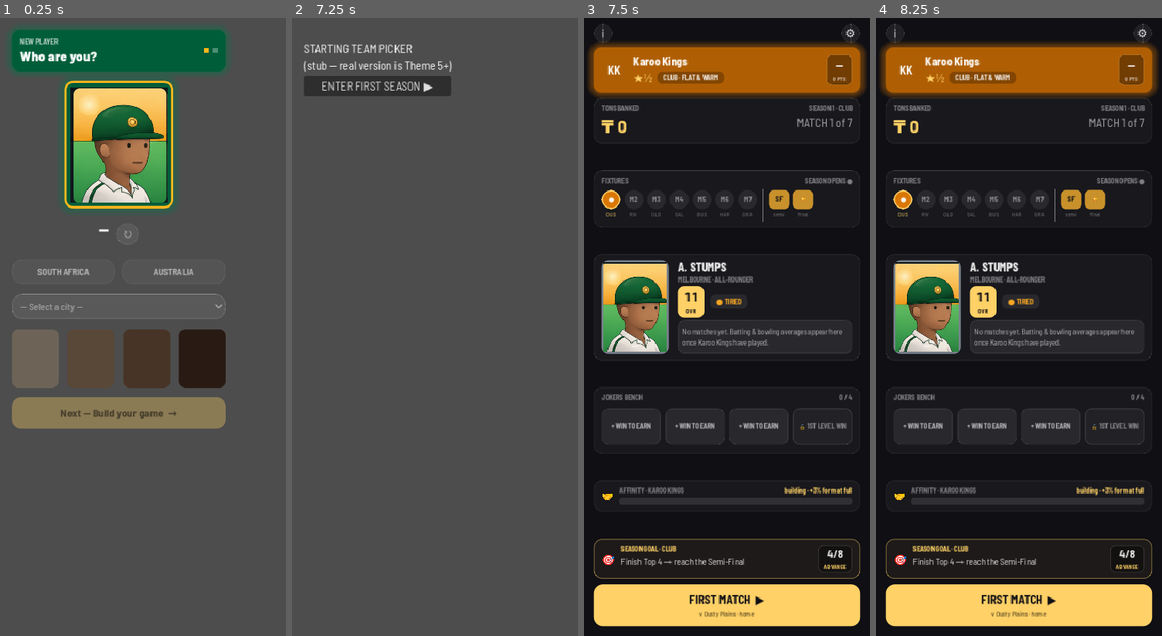
Above: before the commit, frames 1-4 (left to right).
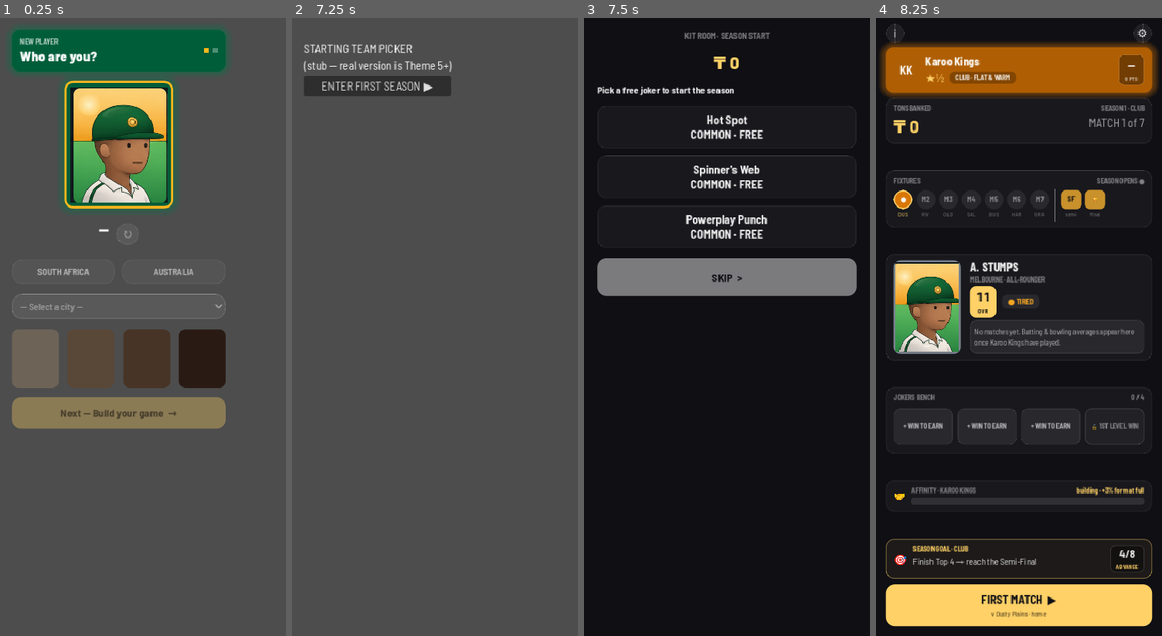
Above: after the commit, the same moments.

Repository: nico101rsa/cricket-v3
Game: Godot game, scene res://scenes/main.tscn
Two runs of this game, one before a commit and one after it. Both use one fixed random seed, a clock stepped at 60 frames per second and the inputs below.
Inputs (mouse positions are in pixels of both pictures, inside the frame that each line leads up to):
- Up to frame 1 (0.25 s): no input
- Up to frame 2 (7.25 s): click "SOUTH AFRICA" at 0.5 s; click "AUSTRALIA" at 1.25 s; click "— Select a city —" at 2 s; click (326, 357) at 2.77 s; click "Melbourne" at 3.5 s; click (383, 357) at 4.27 s; click (437, 357) at 5.02 s; click "Next — Build your game →" at 5.75 s; click "Begin Career" at 6.5 s
- Up to frame 3 (7.5 s): click "ENTER FIRST SEASON ▶" at 7.25 s
- Up to frame 4 (8.25 s): click (1019, 277) at 8 s, where only the run after the commit has a clickable "SKIP >"

Frames 1-2 are identical in both runs. In frame 3, 37% of the frame differs, in the area x 1-99%, y 0-99%; in frame 4, nothing differs.

Commit message:
feat: Kit Room wired into the live loop (hub enable_shop + main visit gates + carry-over)
Hub set_play enables the shop (carry-over enters at V0; replaces the Rung-1
direct seeding) and feeds the owned loadout onto the hub jokers bench (DK2-10).
Main routes the Kit Room at the gates: fresh-boot V0, post-commit V1-V4,
play-next guard; season end elects the carry-over before the career advance
(_finish_live_season extraction).

Co-Authored-By: Claude Opus 4.8 <noreply@anthropic.com>

Diff:
--- a/scenes/main.gd
+++ b/scenes/main.gd
@@ -10,6 +10,7 @@
 const MATCH_VIEW := preload("res://scenes/match_view/match_view.tscn")
 const INTERACTIVE_MATCH := preload("res://scenes/interactive_match/interactive_match.tscn")
 const OUTCOME := preload("res://scenes/outcome/outcome.tscn")
+const KIT_ROOM := preload("res://scenes/kit_room/kit_room.tscn")
 
 @onready var _slot: Control = $Slot
 
@@ -51,6 +52,10 @@
 	hub.play_next.connect(func(team_index: int): _play_next(team_index))
 	_push(hub)
 	hub.boot()
+	# A fresh season pends the V0 Kit Room (starter pick) before anything is played
+	# (spec 2026-07-02); resumed seasons re-pend an unfinished visit the same way.
+	if hub.live_play() != null and not hub.live_play().pending_shop_visit().is_empty():
+		_show_kit_room(hub.live_play(), hub.current_career())
 
 # Re-show a hub for an already-live SeasonPlay (after playing/watching a match).
 # _push frees the old hub, but `play` is RefCounted and held by the caller's
@@ -74,6 +79,11 @@
 	if play == null or play.next_player_opponent().is_empty():
 		return
 	var career: CareerState = hub.current_career()
+	# A pending Kit Room visit gates the next match (spec 2026-07-02 — the canon
+	# cadence is visit-then-play; the visit screen loops back to the hub).
+	if not play.pending_shop_visit().is_empty():
+		_show_kit_room(play, career)
+		return
 	var team: Team = career.teams[career.current_team_index]
 	# team_index is the live driver's _teams index (1..7) for both a league fixture
 	# and a playoff opponent → opponents_of_current()[team_index - 1] resolves both.
@@ -100,20 +110,69 @@
 	# hub is already freed here, so re-derive from the career, not hub.current_cell()).
 	var cell := CareerResolver.next_live_cell(career)
 	if play.season_done():
-		# Record the outcome into the career grid (rush-climb advance, spec 2026-06-24),
-		# persist the career, clear the finished live season, then show the Outcome screen.
-		var rng := RandomNumberGenerator.new()
-		rng.seed = play.seed() + 7   # distinct from strength (_seed) / AI (+1) / playoff (+2)
-		var transition := CareerResolver.advance_after_live_season(
-			career, player, play.season_result(), cell["level"], cell["tour"], rng)
-		SaveManager.save_career(career)
-		SaveManager.clear_live_season()
-		if player != null:
-			SaveManager.save_player(player)   # affinity reset on a cross-up
-		_show_outcome(play, career, transition)
+		# Carry-over election first (spec 2026-07-02 DK2-6): pick the one joker that
+		# survives into next season, then run the season-end advance.
+		if play.shop_enabled() and not play.shop_owned().is_empty():
+			var screen := KIT_ROOM.instantiate()
+			screen.carryover_elected.connect(func(id: String):
+				career.carryover_joker_id = id
+				_finish_live_season(play, career))
+			_push(screen)
+			screen.set_carryover(play)
+		else:
+			if play.shop_enabled():
+				career.carryover_joker_id = ""   # owned nothing: no carry-over
+			_finish_live_season(play, career)
 	else:
 		SaveManager.save_live_season(play.to_state(cell["level"], cell["tour"]))
+		# A mid-season Kit Room visit (V1/V2 post-match, V3/V4 pre-knockout) gates
+		# the way back to the hub.
+		if play.pending_shop_visit().is_empty():
+			_show_live_hub(play, career)
+		else:
+			_show_kit_room(play, career)
+
+# The season-end advance (extracted for the carry-over flow): record the outcome
+# into the career grid (rush-climb, spec 2026-06-24), persist the career, clear the
+# finished live season, then show the Outcome screen. Derives the played cell FIRST
+# (the grid must not have advanced yet).
+func _finish_live_season(play: SeasonPlay, career: CareerState) -> void:
+	var cell := CareerResolver.next_live_cell(career)
+	var player: Player = play.pay_player()
+	if player == null:
+		player = SaveManager.load_player()
+	var rng := RandomNumberGenerator.new()
+	rng.seed = play.seed() + 7   # distinct from strength (_seed) / AI (+1) / playoff (+2)
+	var transition := CareerResolver.advance_after_live_season(
+		career, player, play.season_result(), cell["level"], cell["tour"], rng)
+	SaveManager.save_career(career)
+	SaveManager.clear_live_season()
+	if player != null:
+		SaveManager.save_player(player)   # affinity reset on a cross-up
+	_show_outcome(play, career, transition)
+
+# A pending Kit Room visit: show the screen; when the visit closes, save progress
+# and loop (another visit may pend) until none — then fall through to the hub.
+func _show_kit_room(play: SeasonPlay, career: CareerState) -> void:
+	var visit: Dictionary = play.pending_shop_visit()
+	if visit.is_empty():
 		_show_live_hub(play, career)
+		return
+	var screen := KIT_ROOM.instantiate()
+	screen.done.connect(func():
+		_save_shop_progress(play, career)
+		_show_kit_room(play, career))
+	_push(screen)
+	screen.set_visit(play, visit)
+
+# Shop actions move ₸/attrs (persisted on the Player) and the shop state (in the
+# live-season save) — write both after each closed visit.
+func _save_shop_progress(play: SeasonPlay, career: CareerState) -> void:
+	var player: Player = play.pay_player()
+	if player != null:
+		SaveManager.save_player(player)
+	var cell := CareerResolver.next_live_cell(career)
+	SaveManager.save_live_season(play.to_state(cell["level"], cell["tour"]))
 
 # The end-of-season Outcome (finish + ₸ banked + the career transition). Continue
 # starts the next Season at the new cell, or — when the Career is complete (won the
--- a/scenes/season_hub/season_hub.gd
+++ b/scenes/season_hub/season_hub.gd
@@ -178,11 +178,13 @@
 	# accrues correctly across the season; the running tally lives on the play.
 	var team: Team = career.teams[career.current_team_index]
 	play.enable_pay(player, EconomyTuning.new(), team.stars, _cell_level, _cell_tour)
-	# Seed the player's live jokers from the persisted carry-over (spec 2026-06-26 — the
-	# bridge to the Kit Room rung). "" until the shop sets one => empty => byte-identical.
-	var cj := career.carryover_joker_id
-	play.set_player_jokers(JokerCatalog.effects_of_ids([cj]) if cj != "" else [])
-	set_view(SeasonViewBuilder.build(player, career, play.live_season(), play.played_count()))
+	# The live Kit Room (spec 2026-07-02, Rung 2): rebind + init-once; the carry-over
+	# joker enters the shop free (V0) and the shop's loadout drives the live jokers
+	# (replaces the Rung-1 direct carry-over seeding).
+	play.enable_shop(player, EconomyTuning.new(), _cell_level, _cell_tour,
+		career.carryover_joker_id)
+	set_view(SeasonViewBuilder.build(player, career, play.live_season(),
+		play.played_count(), play.shop_owned()))
 
 func live_play() -> SeasonPlay: return _play
 func current_career() -> CareerState: return _career
--- a/scripts/domain/season_view_builder.gd
+++ b/scripts/domain/season_view_builder.gd
@@ -6,7 +6,8 @@
 # the career card; everything else is passthrough/mapping.
 
 static func build(player: Player, career_state: CareerState,
-		season_result: SeasonResult, scrub_index: int) -> SeasonView:
+		season_result: SeasonResult, scrub_index: int,
+		owned_ids: Array = []) -> SeasonView:
 	var v := SeasonView.new()
 	var level := career_state.current_level()
 	var tour_index := 0   # this slice boots the current Level's first cell; real
@@ -115,9 +116,15 @@
 	if best_w >= 0:
 		v.card_best_bowling = "%d/%d" % [best_w, best_r]
 
-	# Jokers owned this slice = the carry-over joker, if any (§4). Mid-season Shop
-	# acquisitions on the bench arrive with the Shop screen rung.
-	if career_state.carryover_joker_id != "":
+	# Jokers on the bench: the live Kit Room's owned loadout when provided (Rung 2,
+	# spec 2026-07-02 DK2-10); otherwise the carry-over joker (the pre-shop default,
+	# keeps every existing caller untouched).
+	if not owned_ids.is_empty():
+		for oid in owned_ids:
+			var m := _joker_meta(oid)
+			if not m.is_empty():
+				v.jokers.append(m)
+	elif career_state.carryover_joker_id != "":
 		var meta := _joker_meta(career_state.carryover_joker_id)
 		if not meta.is_empty():
 			v.jokers.append(meta)
--- a/tests/unit/test_season_hub_scene.gd
+++ b/tests/unit/test_season_hub_scene.gd
@@ -250,3 +250,16 @@
 		total += r.innings1.total if r.player_bats_first else r.innings2.total
 		sp.commit_player_result(r)
 	return total
+
+# Rung 2 (spec 2026-07-02): the hub enables the live Kit Room; a fresh boot pends
+# the V0 starter pick.
+func test_boot_enables_shop_with_pending_starter() -> void:
+	SaveManager.clear_career(); SaveManager.clear_live_season()
+	SaveManager.save_player(_player())
+	var hub = SeasonHubScene.instantiate()
+	add_child_autofree(hub)
+	hub.boot()
+	var play: SeasonPlay = hub.live_play()
+	assert_true(play.shop_enabled(), "shop on for live play")
+	assert_eq(play.pending_shop_visit()["kind"], "starter", "V0 pends on a fresh season")
+	SaveManager.clear_career(); SaveManager.clear_player(); SaveManager.clear_live_season()
